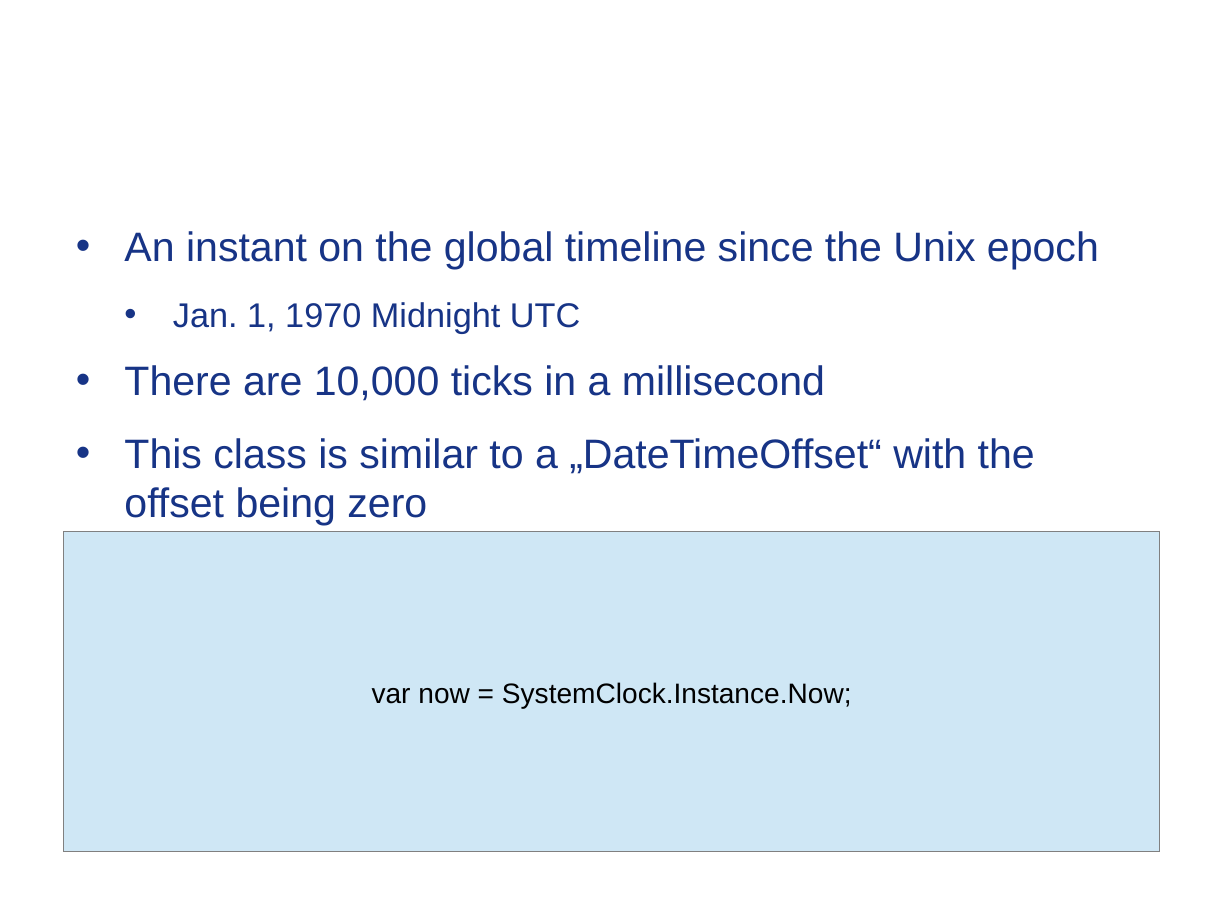
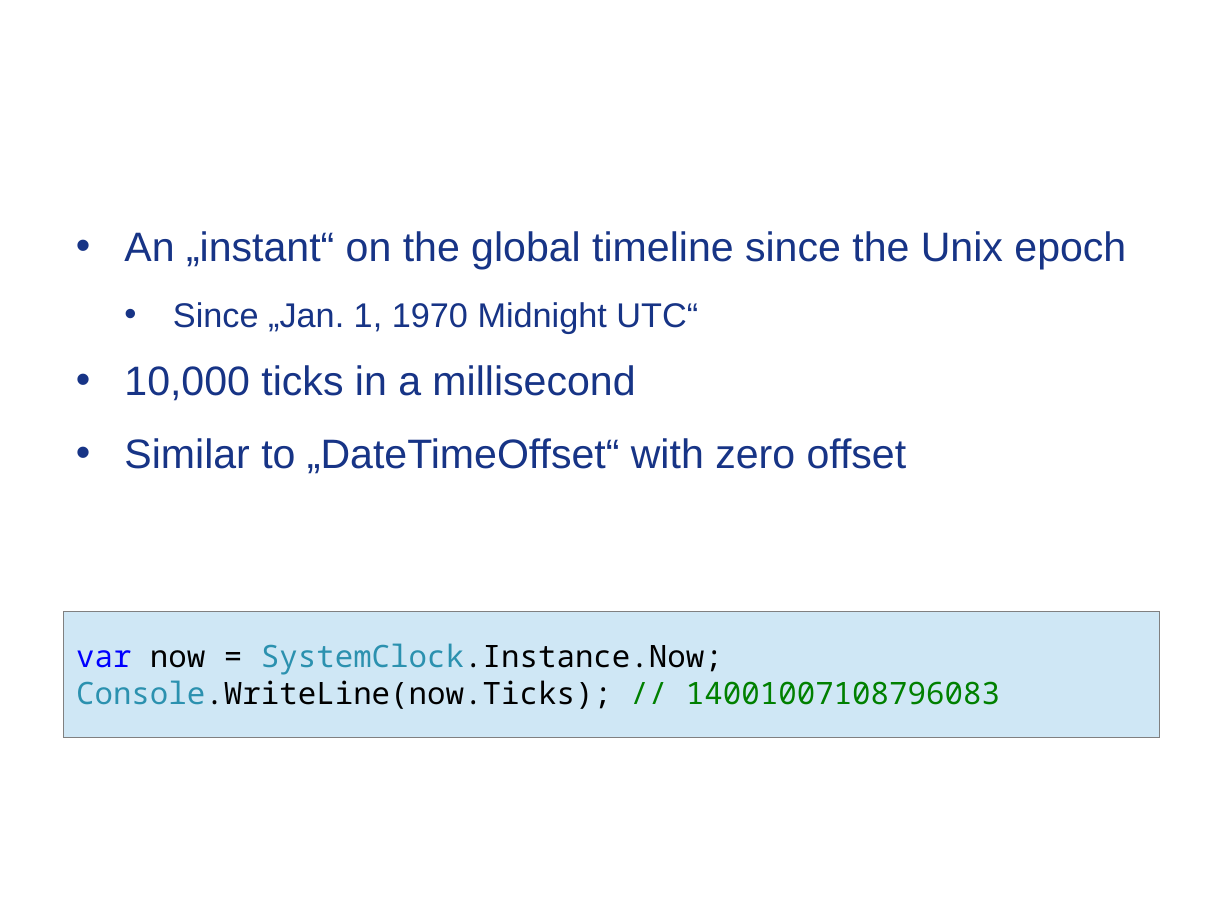
Before and after one commit to Timothep/MarathonWOShoes, a slide deck: slide 10 of BarefootMarathon.odp. Drawn at 1232x924 pixels with LibreOffice and Linux fonts; fonts in the diff are those of the drawing; background and template pictures are left out. Boxes give left, top, right and bottom in pixels: in the first picture for what was removed or moved away, otherwise in the second. Text is boxed around its words. In the diff, an @@ line names an element or a change of style, - is before the commit and + after.

Commit message:
Noda

```diff
--- a/BarefootMarathon.odp
+++ b/BarefootMarathon.odp
@@ title "NodaTime, Instant" rewrapped from (186, 231, 307, 262) to (186, 231, 334, 267) @@
@@ text at (124, 231, 1126, 474): text changed @@
-• An instant on the global timeline since the Unix epoch
-  • Jan. 1, 1970 Midnight UTC
-• There are 10,000 ticks in a millisecond
-• This class is similar to a „DateTimeOffset“ with the offset being zero
+• An „instant“ on the global timeline since the Unix epoch
+  • Since „Jan. 1, 1970 Midnight UTC“
+• 10,000 ticks in a millisecond
+• Similar to „DateTimeOffset“ with zero offset
@@ rectangle "var now = SystemClock.Instance.Now;": place and size @@
-rectangle "var now = SystemClock.Instance.Now;" at (64, 532, 1161, 853)
+rectangle "var now = SystemClock.Instance.Now;" at (64, 611, 1161, 737)
@@ text in rectangle at (76, 643, 723, 675): size 16.4 to 18 pt, font Arial to Noto Sans Mono in "var now = SystemClock.Instance.Now;"; text colour #000000 to #0000FF in "var"; text colour #000000 to #2B91AF in "SystemClock.Instance.Now;"; alignment centre to left @@
@@ text in rectangle at (76, 680, 1000, 709): paragraph added @@
+Console.WriteLine(now.Ticks); // 14001007108796083
```
Also in this commit, not shown: 10 other slides changed, 2 slides added, 5 slides removed, 4 other files.
